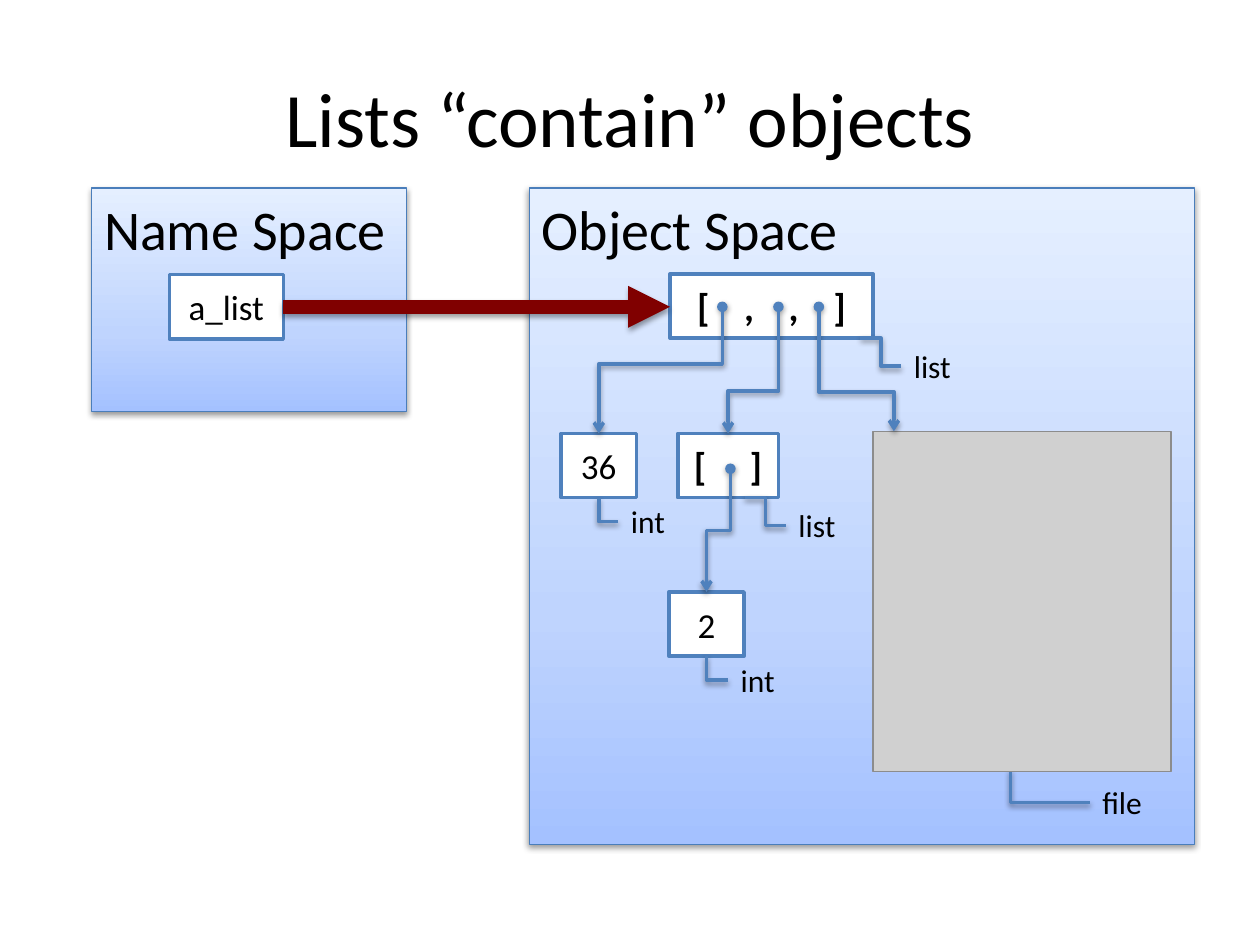
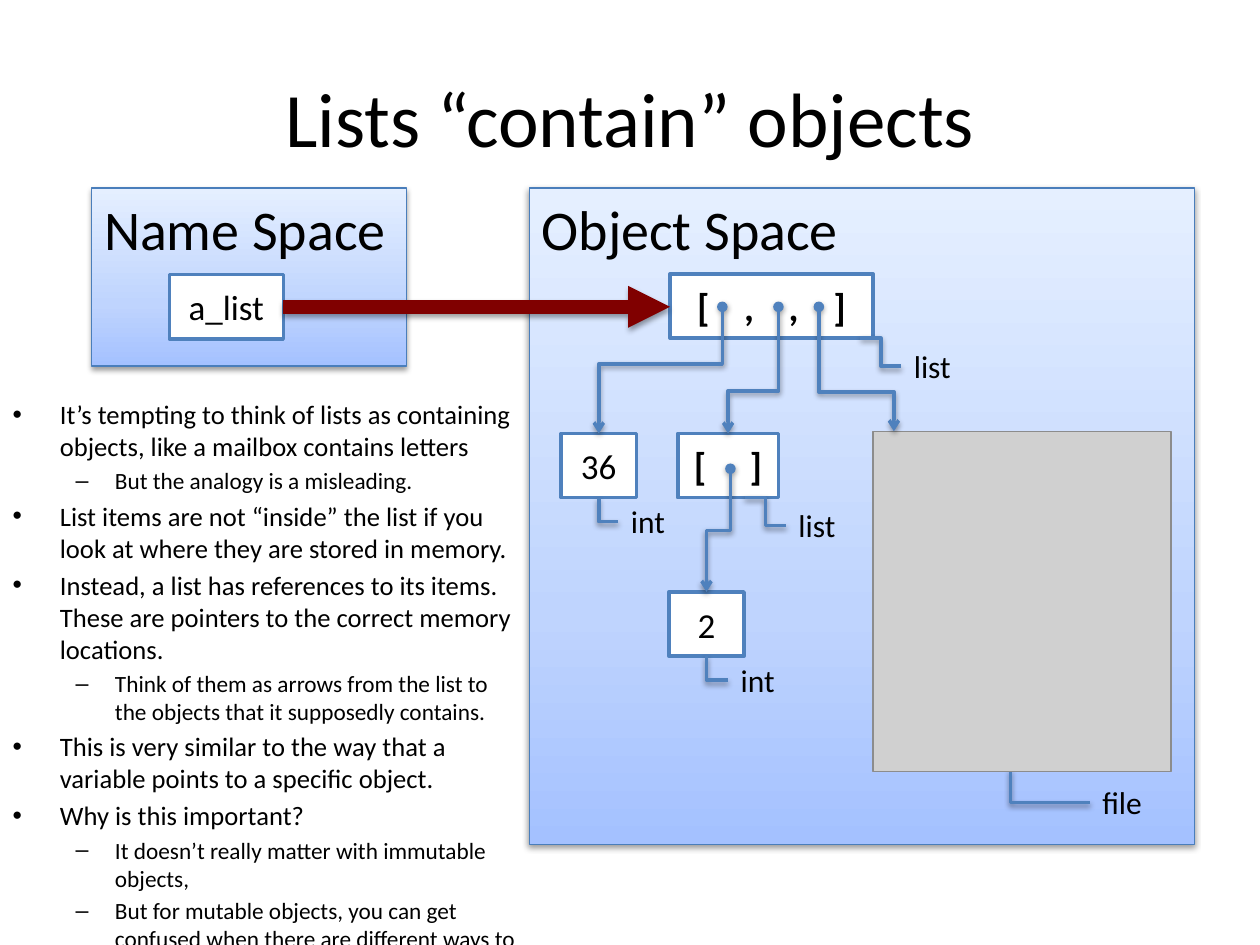
Before and after one commit to zengm71/Course-Overview, a slide deck: slide 2 of lesson_3/Lists_and_Mutability.pptx. Drawn at 1260x945 pixels with LibreOffice and Linux fonts; fonts in the diff are those of the drawing; grey boxes stand for pictures. Boxes give left, top, right and bottom in pixels: in the first picture for what was removed or moved away, otherwise in the second. Text is boxed around its words. In the diff, an @@ line names an element or a change of style, - is before the commit and + after.

Commit message:
added text to the mutability slides

```diff
--- a/lesson_3/Lists_and_Mutability.pptx
+++ b/lesson_3/Lists_and_Mutability.pptx
@@ rectangle "Name Space": place and size @@
-rectangle "Name Space" at box(92, 188, 407, 412)
+rectangle "Name Space" at box(92, 188, 407, 367)
@@ text added at box(60, 405, 510, 923), 15.2 pt, text #000000 @@
+• It’s tempting to think of lists as containing objects, like a mailbox contains letters
+  – But the analogy is a misleading.
+• List items are not “inside” the list if you look at where they are stored in memory.
+• Instead, a list has references to its items. These are pointers to the correct memory locations.
+  – Think of them as arrows from the list to the objects that it supposedly contains.
+• This is very similar to the way that a variable points to a specific object.
+• Why is this important?
+  – It doesn’t really matter with immutable objects,
+  – But for mutable objects, you can get confused when there are different ways to mutate them.
```
Also in this commit, not shown: 2 other slides changed.
